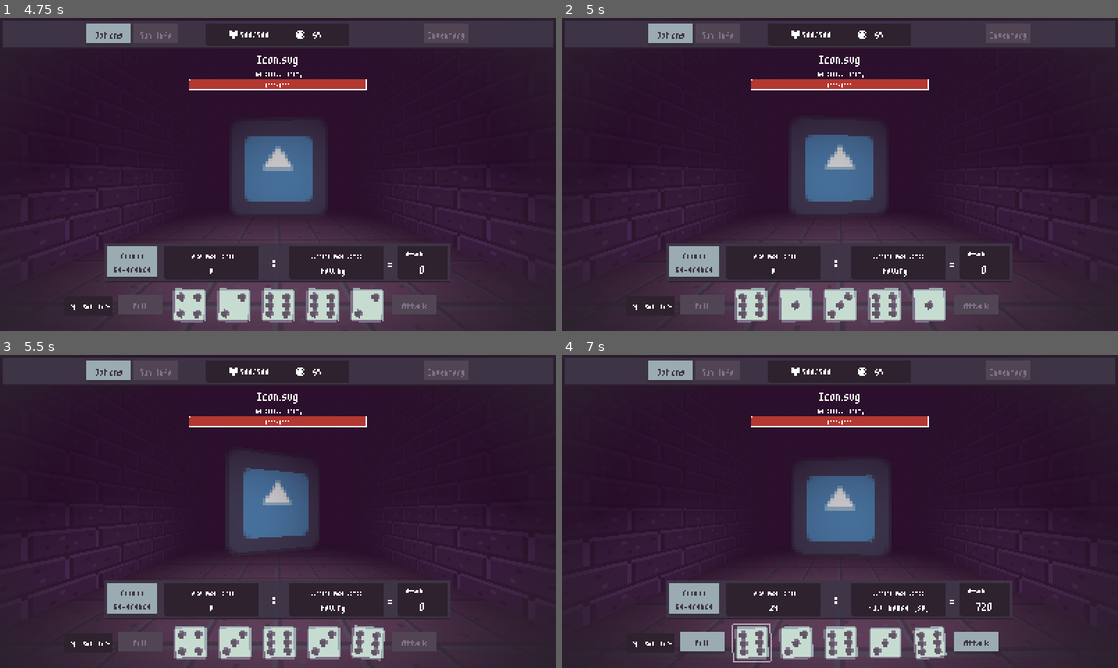
Above: before the commit, frames 1-4 (two rows, left to right).
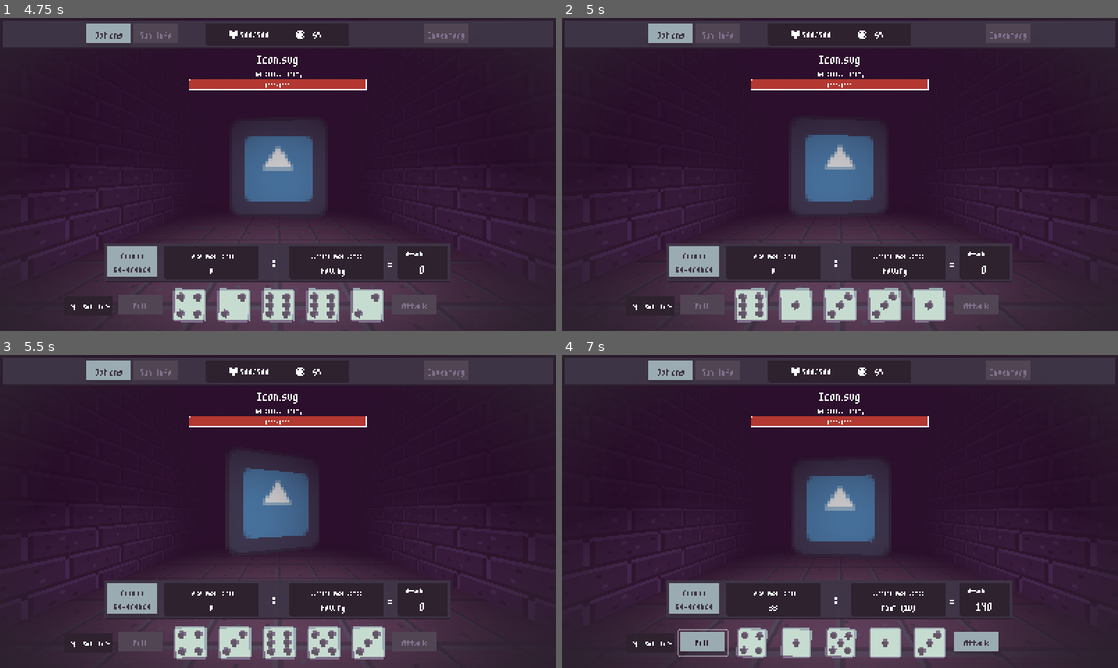
Above: after the commit, the same moments.

Repository: wokeraccoon/DiceGame
Game: Godot game, scene res://scenes/main.tscn
Two runs of this game, one before a commit and one after it. Both use one fixed random seed, a clock stepped at 60 frames per second and the inputs below. The engine's default icon, where the game draws it, is replaced by a stand-in: a white triangle on a blue panel in a dark square.
Inputs:
- Up to frame 1 (4.75 s): hold D (turn_right) 0.53-1.28 s; hold Down (ui_down) 1.28-2.03 s; hold D (turn_right) 2.03-2.75 s; click "Play" at 2.75 s; hold Up (ui_up) 3.53-4.28 s; hold A (turn_left) from 4.28 s (still down)
- Up to frame 2 (5 s): keep holding A (turn_left)
- Up to frame 3 (5.5 s): keep holding A (turn_left)
- Up to frame 4 (7 s): release A (turn_left) at 5.78 s; hold Down (ui_down) 5.78-6.53 s; hold D (turn_right) from 6.53 s (still down)

Frame 1 is identical in both runs. In frame 2, 0.1% of the frame differs, in the area x 55-61%, y 88-96%; in frame 3, 0.3%; in frame 4, 1.6%, in the area x 20-77%, y 79-99%.
Error in both runs: Cannot call method 'get_device_name' on a null value. (res://scenes/debug/debug_stats_panel.gd:14)

Commit message:
dice now roll for longer

Diff:
--- a/dice/dice.gd
+++ b/dice/dice.gd
@@ -61,7 +61,7 @@
 			dice_button.mouse_filter = Control.MOUSE_FILTER_IGNORE
 
 			if !dice_button.button_pressed:
-				for i in randi_range(5,10):
+				for i in randi_range(8,10):
 					animation_player.play("DICE_ROLL")
 
 					dice_value = randi_range(1,6)
